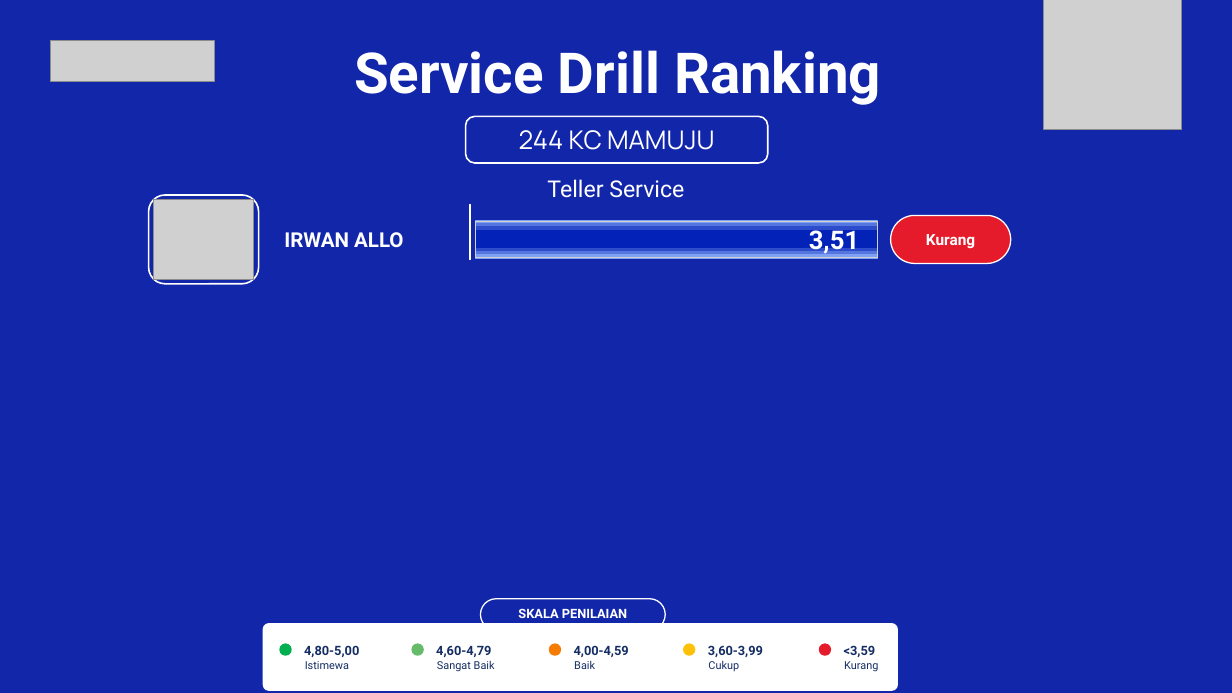
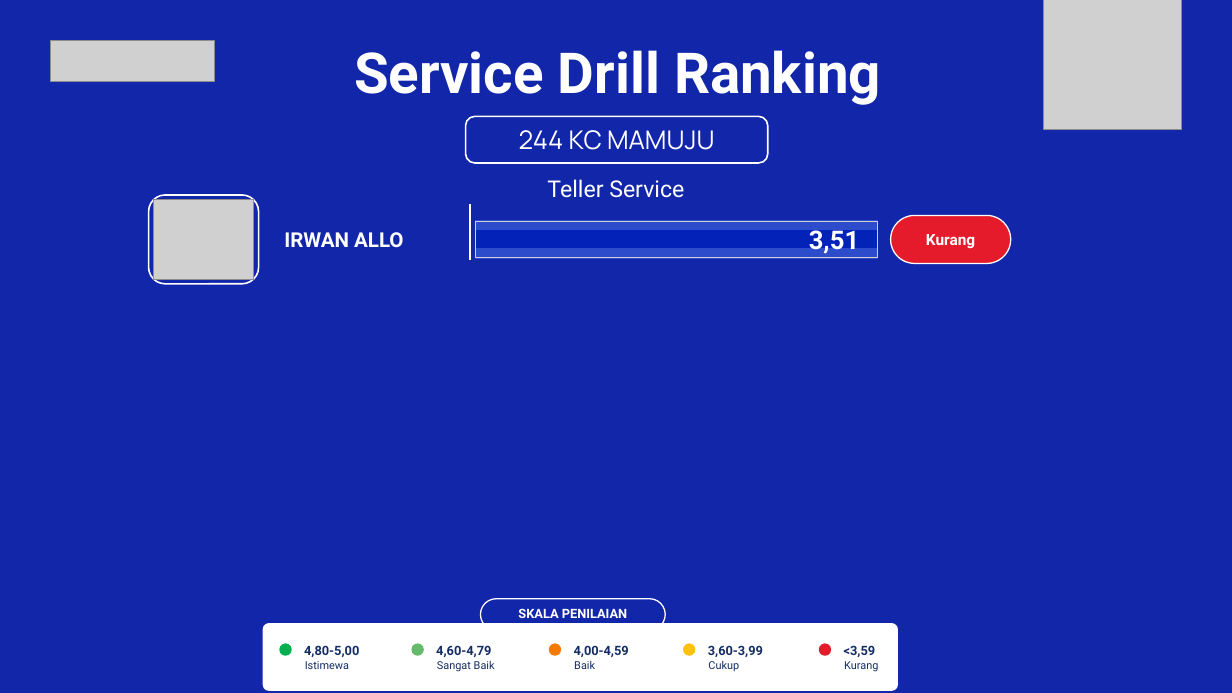
Before and after one commit to hengkiyudijanto/btn-sip, a slide deck: slide 2 of ranking-nyata.pptx. Drawn at 1232x693 pixels with LibreOffice and Linux fonts; fonts in the diff are those of the drawing; grey boxes stand for pictures; background and template pictures are left out. Boxes give left, top, right and bottom in pixels: in the first picture for what was removed or moved away, otherwise in the second. Text is boxed around its words. In the diff, an @@ line names an element or a change of style, - is before the commit and + after.

```diff
--- a/ranking-nyata.pptx
+++ b/ranking-nyata.pptx
@@ rectangle: place and size @@
-rectangle at [476,227,878,231]
+rectangle at [476,221,878,231]
@@ rectangle removed at [476,221,878,225] @@
@@ rectangle removed at [476,224,878,227] @@
@@ rectangle: place and size @@
-rectangle at [476,249,878,252]
+rectangle at [476,249,878,259]
@@ rectangle removed at [476,251,878,255] @@
@@ rectangle removed at [476,255,878,259] @@
```
Also in this commit, not shown: 4 other files.
